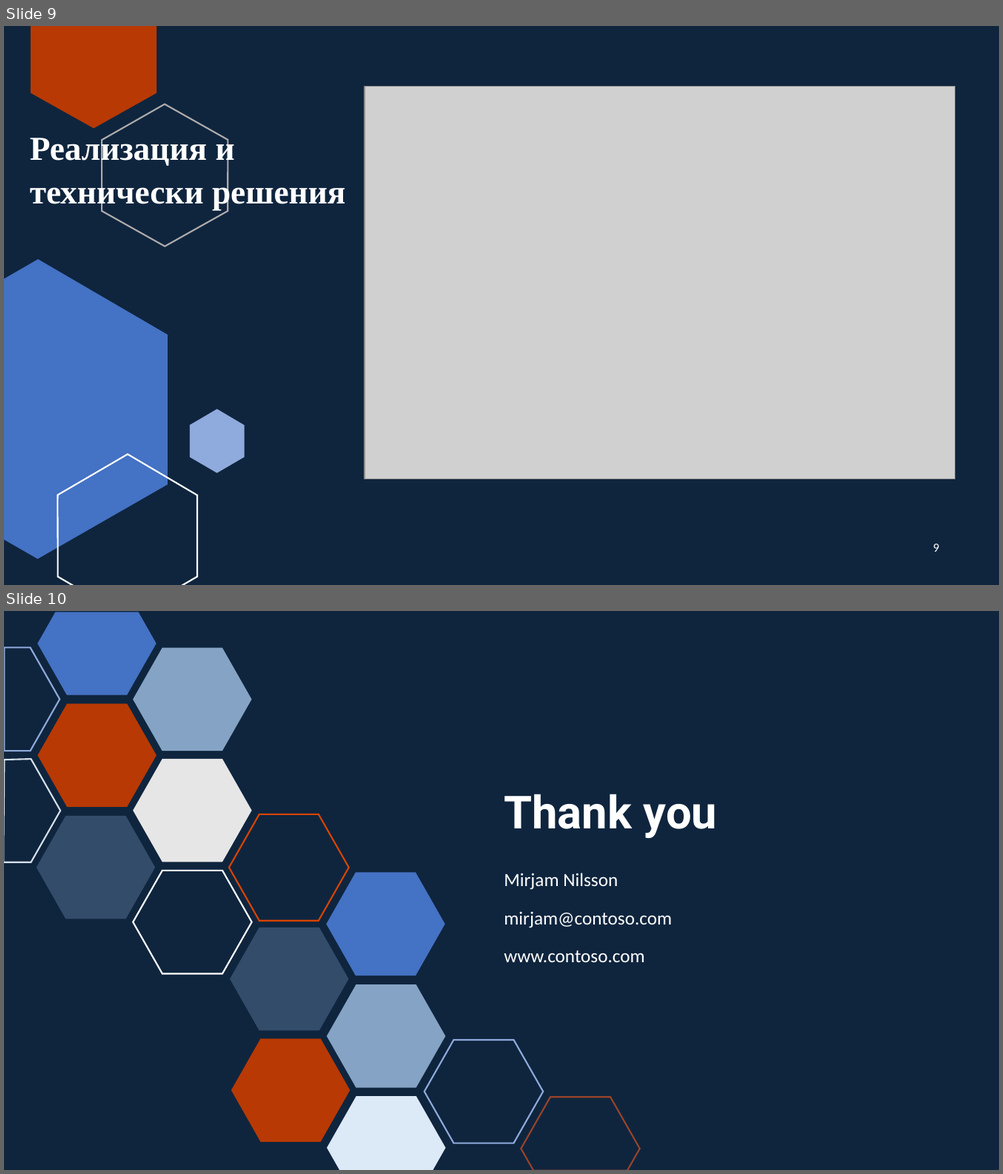
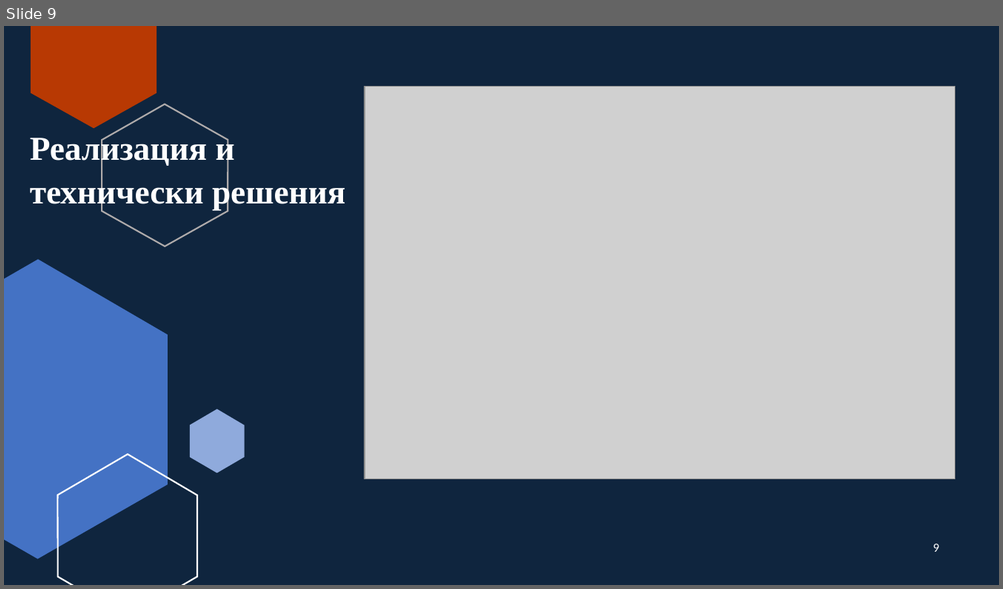
Before and after one commit to pgee-dzi2024/ThemeSP_2616, a slide deck: DR/Защита.pptx. Shown one above the other, each under a label of ours: slides 9 and 10 before the commit, slide 9 after it. The pictures are 1003x1174 and 1003x589 pixels, drawn with LibreOffice and Linux fonts; fonts in the diff are those of the drawing; grey boxes stand for pictures. Boxes give left, top, right and bottom in pixels: in the first picture for what was removed or moved away, otherwise in the second. Text is boxed around its words. In the diff, an @@ line names an element or a change of style, - is before the commit and + after.

```diff
--- a/DR/Защита.pptx
+++ b/DR/Защита.pptx
@@ slide 10 removed at [4,611,999,1170], background #0F253E @@
@@ freeform shape removed at [37,612,156,695] @@
@@ freeform shape removed at [4,647,60,752] @@
@@ hexagon removed at [133,647,252,752] @@
@@ hexagon removed at [37,703,156,807] @@
@@ freeform shape removed at [4,760,60,863] @@
@@ hexagon removed at [133,759,252,863] @@
@@ title removed at [504,794,717,838] @@
-Thank you
@@ hexagon removed at [36,816,155,920] @@
@@ hexagon removed at [229,815,349,921] @@
@@ hexagon removed at [133,871,252,974] @@
@@ hexagon removed at [327,873,445,977] @@
@@ text removed at [504,873,671,963] @@
-Mirjam Nilsson
-mirjam@contoso.com
-www.contoso.com
@@ hexagon removed at [230,927,349,1031] @@
@@ hexagon removed at [327,985,445,1088] @@
@@ hexagon removed at [231,1039,350,1143] @@
@@ hexagon removed at [424,1040,543,1144] @@
@@ freeform shape removed at [327,1096,446,1170] @@
@@ freeform shape removed at [521,1097,640,1170] @@
```
Also in this commit, not shown: 1 slide changed, 1 slide added.
